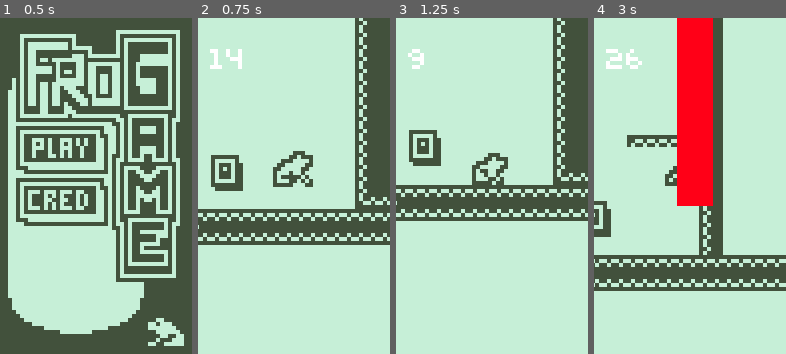
Above: before the commit, frames 1-4 (left to right).
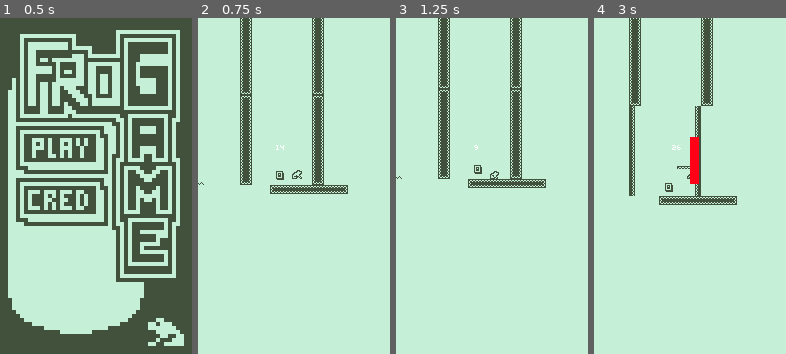
Above: after the commit, the same moments.

Repository: atomic-frogs/FroGame
Game: Godot game, scene res://Scenes/Menu.tscn
The game is run twice, just before and just after one commit, with the same random seed, the same clock (stepped at 60 frames per second) and the same inputs.
Inputs (mouse positions are in pixels of both pictures, inside the frame that each line leads up to; where the layout moved, square brackets give the same spot in the first picture):
- Up to frame 1 (0.5 s): no input
- Up to frame 2 (0.75 s): click (261, 132) at 0.5 s
- Up to frame 3 (1.25 s): no input
- Up to frame 4 (3 s): tap Enter at 1.25 s; move the mouse to (732, 169) at 1.27 s; hold D (right) 1.28-2 s; click (732, 169) at 1.35 s; tap Space (jump) at 1.52, 2.75 s; click (695, 343) [688, 283] at 2 s; move the mouse to (651, 202) at 2.77 s; hold D (right) from 2.78 s (still down); tap E (onoff) at 2.85 s

Frame 1 is identical in both runs. In frame 2, 26% of the frame differs, in the area x 0-100%, y 0-68%; in frame 3, 23%; in frame 4, 27%, in the area x 0-100%, y 0-82%.

Commit message:
End game, Despawn level

Diff:
--- a/Scenes/End Game.tscn
+++ b/Scenes/End Game.tscn
@@ -15,6 +15,8 @@
 [ext_resource path="res://Assets/Sprites/MORTE/PRE MORTE7.png" type="Texture" id=13]
 [ext_resource path="res://Assets/Sprites/MORTE/PRE MORTE6.png" type="Texture" id=14]
 [ext_resource path="res://Assets/Sprites/MORTE/PRE MORTE13.png" type="Texture" id=15]
+[ext_resource path="res://Assets/YOU_DIED2_.png" type="Texture" id=16]
+[ext_resource path="res://Assets/YOU_DIED1_.png" type="Texture" id=17]
 
 [sub_resource type="DynamicFont" id=1]
 font_data = ExtResource( 1 )
@@ -40,11 +42,20 @@
 "_edit_use_anchors_": false
 }
 
+[node name="Youdied1" type="Sprite" parent="."]
+texture = ExtResource( 17 )
+centered = false
+
+[node name="Youdied2" type="Sprite" parent="."]
+visible = false
+texture = ExtResource( 16 )
+centered = false
+
 [node name="HighScore" type="Label" parent="."]
-margin_left = 2.0
-margin_top = 11.0
-margin_right = 47.0
-margin_bottom = 33.0
+margin_left = 27.778
+margin_top = 58.0157
+margin_right = 44.778
+margin_bottom = 71.0157
 custom_fonts/font = SubResource( 1 )
 autowrap = true
 __meta__ = {
@@ -52,35 +63,28 @@
 }
 
 [node name="Lastplayed" type="Label" parent="."]
-margin_left = 3.0
-margin_top = 35.0
-margin_right = 47.0
-margin_bottom = 54.0
+margin_left = 28.889
+margin_top = 55.2789
+margin_right = 42.889
+margin_bottom = 68.2789
 custom_fonts/font = SubResource( 1 )
 __meta__ = {
 "_edit_use_anchors_": false
 }
 
 [node name="Button" type="Button" parent="."]
-margin_left = -5.27928
-margin_top = 56.4536
-margin_right = 52.7207
-margin_bottom = 76.4536
+margin_left = -3.30551
+margin_top = 71.778
+margin_right = 54.6945
+margin_bottom = 90.778
 custom_fonts/font = SubResource( 2 )
-text = "Play Again"
-
-[node name="Gameover" type="Label" parent="."]
-margin_left = 4.24265
-margin_top = -2.12132
-margin_right = 44.2426
-margin_bottom = 11.8787
-custom_fonts/font = SubResource( 1 )
-text = "GameOver"
+flat = true
 __meta__ = {
 "_edit_use_anchors_": false
 }
 
 [node name="AnimatedSprite" type="AnimatedSprite" parent="."]
+visible = false
 frames = SubResource( 3 )
 speed_scale = 2.0
 centered = false
--- a/Scenes/Fases/fase2.tscn
+++ b/Scenes/Fases/fase2.tscn
@@ -1,8 +1,10 @@
-[gd_scene load_steps=2 format=2]
+[gd_scene load_steps=3 format=2]
 
 [ext_resource path="res://Scenes/TileMap.tscn" type="PackedScene" id=1]
+[ext_resource path="res://Scripts/Fases/fase2.gd" type="Script" id=2]
 
 [node name="fase2" type="Node2D"]
+script = ExtResource( 2 )
 
 [node name="TileMap" parent="." instance=ExtResource( 1 )]
 tile_data = PoolIntArray( -1900545, 2, 0, -1966080, 3, 0, -1966069, 2, 0, -1966068, 3, 0, -1835009, 0, 0, -1900544, 5,  …(1757 unchanged characters)…
--- a/Scenes/Fases/fase3.tscn
+++ b/Scenes/Fases/fase3.tscn
@@ -1,9 +1,11 @@
-[gd_scene load_steps=3 format=2]
+[gd_scene load_steps=4 format=2]
 
 [ext_resource path="res://Scenes/TileMap.tscn" type="PackedScene" id=1]
 [ext_resource path="res://Assets/Sprites/enemy.png" type="Texture" id=2]
+[ext_resource path="res://Scripts/Fases/fase3.gd" type="Script" id=3]
 
 [node name="fase3" type="Node2D"]
+script = ExtResource( 3 )
 
 [node name="TileMap" parent="." instance=ExtResource( 1 )]
 tile_data = PoolIntArray( -1900545, 5, 0, -1966070, 0, 0, -1835009, 5, 0, -1900534, 0, 0, -1769473, 5, 0, -1834998, 0,  …(874 unchanged characters)…
--- a/Scenes/Player.tscn
+++ b/Scenes/Player.tscn
@@ -200,7 +200,6 @@
 shape = SubResource( 6 )
 
 [node name="Camera2D" type="Camera2D" parent="."]
-current = true
 
 [node name="RayCast2D" type="RayCast2D" parent="."]
 enabled = true
--- a/Scenes/World.tscn
+++ b/Scenes/World.tscn
@@ -24,6 +24,11 @@
 [node name="Player" parent="." instance=ExtResource( 1 )]
 position = Vector2( 50.6575, -8.80435 )
 
+[node name="Camera2D2" type="Camera2D" parent="Player"]
+position = Vector2( -2.99181, 6.91659 )
+current = true
+zoom = Vector2( 4, 4 )
+
 [node name="Enemy Spawn" type="Position2D" parent="Player"]
 position = Vector2( 22.124, 19.876 )
 script = ExtResource( 5 )
--- a/Scripts/End Game.gd
+++ b/Scripts/End Game.gd
@@ -7,10 +7,11 @@
 	$AnimatedSprite.play()
 
 	if Global.new_highscore:
-		$HighScore.text = "New High Score: " + str(Global.highScore)
+		$HighScore.text = str(round(Global.highScore))
+		$Youdied2.show()
 	else:
-		$HighScore.text = "High Score: " + str(round(Global.highScore))
-		$Lastplayed.text = "Score: " + str(round(Global.score_last_played))
+#		$HighScore.text = str(round(Global.highScore))
+		$Lastplayed.text = str(round(Global.score_last_played))
 
 
 
--- a/Scripts/Espinho.tscn
+++ b/Scripts/Espinho.tscn
@@ -1,6 +1,6 @@
 [gd_scene load_steps=4 format=2]
 
-[ext_resource path="res://Scenes/Espinho.gd" type="Script" id=1]
+[ext_resource path="res://Scripts/Espinho.gd" type="Script" id=1]
 [ext_resource path="res://Assets/Sprites/ESPINHOS.png" type="Texture" id=2]
 
 [sub_resource type="RectangleShape2D" id=1]
--- /dev/null
+++ b/Scripts/Fases.gd
@@ -0,0 +1,14 @@
+extends Node2D
+class_name Fases
+
+func _process(delta):
+	if global_position.distance_to(Global.player_position) > 200:
+			queue_free()
+			print(global_position.distance_to(Global.player_position))
+			Global.levels_to_generate += 1
+
+
+func retirar_level():
+	if global_position.distance_to(Global.player_position) > 200:
+		queue_free()
+	print(global_position.distance_to(Global.player_position))
--- /dev/null
+++ b/Scripts/Fases/fase2.gd
@@ -0,0 +1,6 @@
+extends Fases
+
+
+
+#func _process(delta):
+#	retirar_level()
--- /dev/null
+++ b/Scripts/Fases/fase3.gd
@@ -0,0 +1,6 @@
+extends Fases
+
+
+
+#func _process(delta):
+#	retirar_level()
--- a/Scripts/Global.gd
+++ b/Scripts/Global.gd
@@ -10,3 +10,5 @@
 var new_highscore = false
 
 var player_position = Vector2()
+
+var levels_to_generate = 3
--- a/Scripts/WordGenerator.gd
+++ b/Scripts/WordGenerator.gd
@@ -18,12 +18,13 @@
 
 
 func _process(delta):
-	if Global.world != null:
-		if !is_connected("instance_node", Global.world, "instance_node"):
-			connect("instance_node", Global.world, "instance_node")
+	if Global.levels_to_generate > 0:
+		if Global.world != null:
+			if !is_connected("instance_node", Global.world, "instance_node"):
+				connect("instance_node", Global.world, "instance_node")
 
 
-	if current_block_number < max_blocks:
+#		if current_block_number < max_blocks:
 		var action = round(rand_range(0, 20))
 
 		if action >= 10:
@@ -33,6 +34,5 @@
 
 		global_position.y -= 90
 
-		current_block_number += 1
-	else:
-		queue_free()
+#		current_block_number += 1
+		Global.levels_to_generate -= 1
--- a/Scripts/World.gd
+++ b/Scripts/World.gd
@@ -1,27 +1,23 @@
 extends Node2D
 
-
-# Declare member variables here. Examples:
-# var a = 2
-# var b = "text"
 var score = 0
 var starting
 
 onready var label = $Player/Score
 
-# Called when the node enters the scene tree for the first time.
+
 func _ready():
 	starting = $Player.get_global_position().y
 	Global.world = self
-	pass # Replace with function body.
+	Global.levels_to_generate = 3
 
 
-# Called every frame. 'delta' is the elapsed time since the previous frame.
 func _process(delta):
 	score = abs($Player.get_global_position().y) - starting
 	label.text = str(int(score))
 
 	Global.player_position = $Player.get_global_position()
+
 
 func _exit_tree():
 	Global.world = null
@@ -32,6 +28,7 @@
 	add_child(node_instance)
 	node_instance.global_position = location
 
+
 func end_game():
 	if score > Global.highScore:
 		Global.highScore = score
--- a/project.godot
+++ b/project.godot
@@ -8,9 +8,14 @@
 
 config_version=4
 
-_global_script_classes=[  ]
+_global_script_classes=[ {
+"base": "Node2D",
+"class": "Fases",
+"language": "GDScript",
+"path": "res://Scripts/Fases.gd"
+} ]
 _global_script_class_icons={
-
+"Fases": ""
 }
 
 [application]
Binary file added: Assets/YOU_DIED1_.png
Not shown, added: Assets/YOU_DIED1_.png.import
Binary file added: Assets/YOU_DIED2_.png
Not shown, added: Assets/YOU_DIED2_.png.import
Not shown, changed: Assets/teste.ldtk
Not shown: 1 places in Scenes/End Game.tscn that only renumber resources
Renamed: Scenes/Espinho.gd -> Scripts/Espinho.gd
